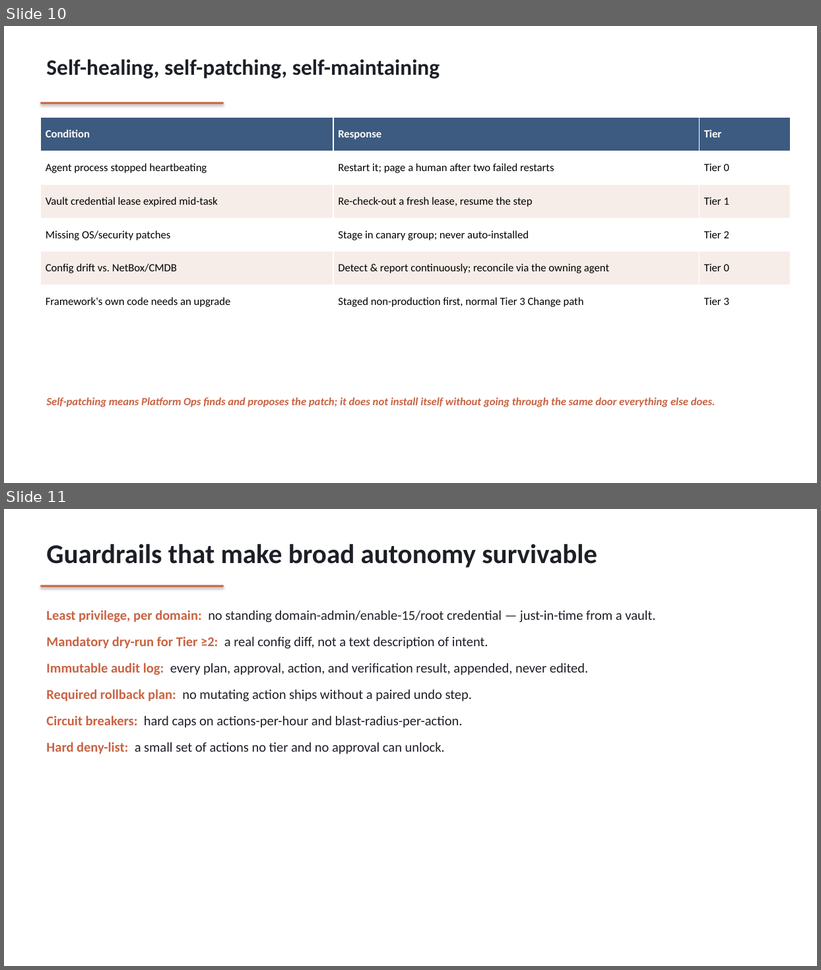
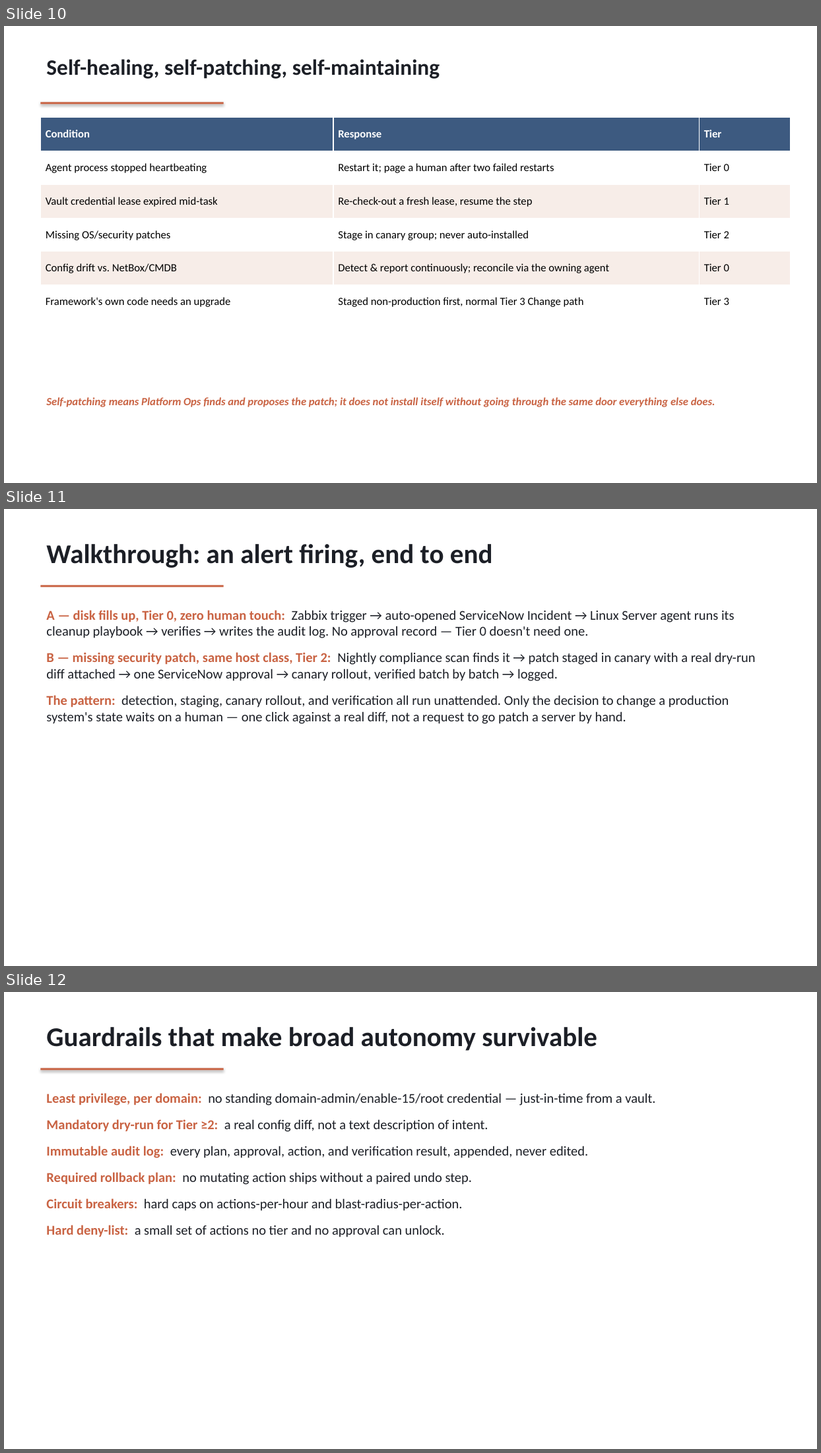
Before and after one commit to hurricane1976/Hurricane, a slide deck: website/service-desk-architecture.pptx. Shown one above the other, each under a label of ours: slides 10 and 11 before the commit, slides 10, 11 and 12 after it. The pictures are 821x970 and 821x1453 pixels, drawn with LibreOffice and Linux fonts; fonts in the diff are those of the drawing. Boxes give left, top, right and bottom in pixels: in the first picture for what was removed or moved away, otherwise in the second. Text is boxed around its words. In the diff, an @@ line names an element or a change of style, - is before the commit and + after.

Commit message:
Add end-to-end alert/patch/self-heal walkthrough to service-desk docs
Per josh's request: explain concretely how automatic patching/administration
and alerting flow through the architecture, and how the system self-heals
without human intervention. Added a new "Walkthrough" section/slide (HTML,
PDF source + regenerated PDF, and pptx) tracing two real cases end to end:
a Tier 0 disk-cleanup that runs fully unattended, and a Tier 2 patch that
stays gated behind one approval click — consistent with the page's existing
"human approves everything above Tier 0/1" thesis rather than contradicting it.

```diff
--- a/website/service-desk-architecture.pptx
+++ b/website/service-desk-architecture.pptx
@@ slide 11 added at (4,509,817,966), background #FFFFFF @@
@@ text added at (46,544,493,568), 32 pt, text #1C1F26, bold @@
+Walkthrough: an alert firing, end to end
@@ rectangle added at (40,586,224,587), fill #C96343 @@
@@ text added at (46,610,756,724), 16 pt, text #1C1F26 @@
+A — disk fills up, Tier 0, zero human touch: Zabbix trigger → auto-opened ServiceNow Incident → Linux Server agent runs its cleanup playbook → verifies → writes the audit log. No approval record — Tier 0 doesn't need one.
+B — missing security patch, same host class, Tier 2: Nightly compliance scan finds it → patch staged in canary with a real dry-run diff attached → one ServiceNow approval → canary rollout, verified batch by batch → logged.
+The pattern: detection, staging, canary rollout, and verification all run unattended. Only the decision to change a production system's state waits on a human — one click against a real diff, not a request to go patch a server by hand.
@@ what was slide 11 is now slide 12 @@
```
Also in this commit, not shown: 3 other files.
